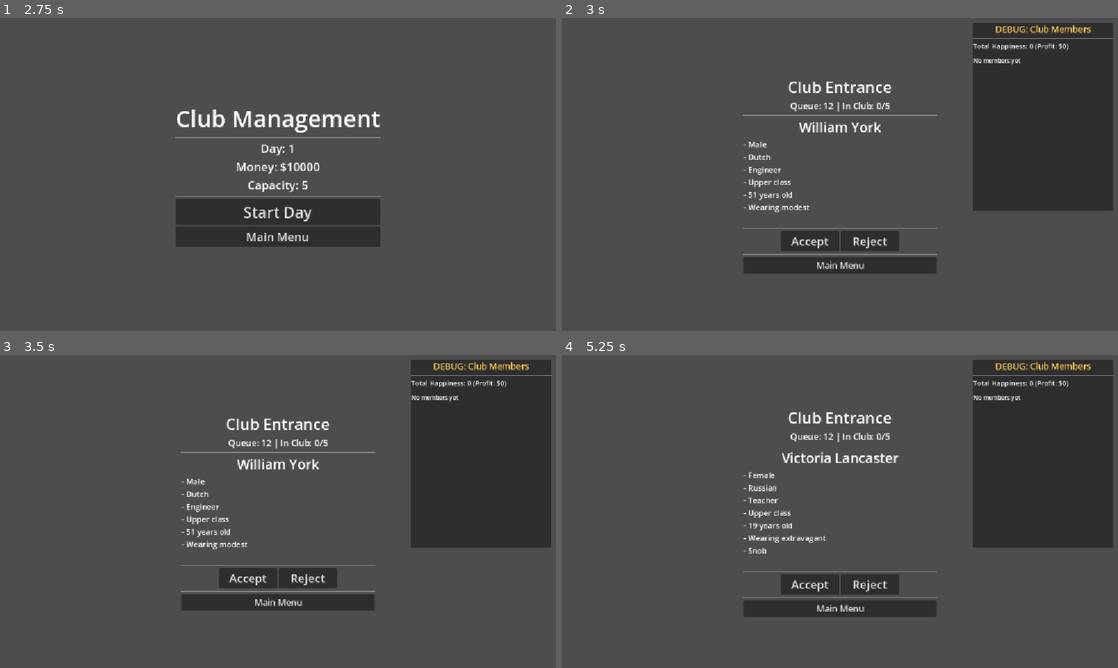
Above: before the commit, frames 1-4 (two rows, left to right).
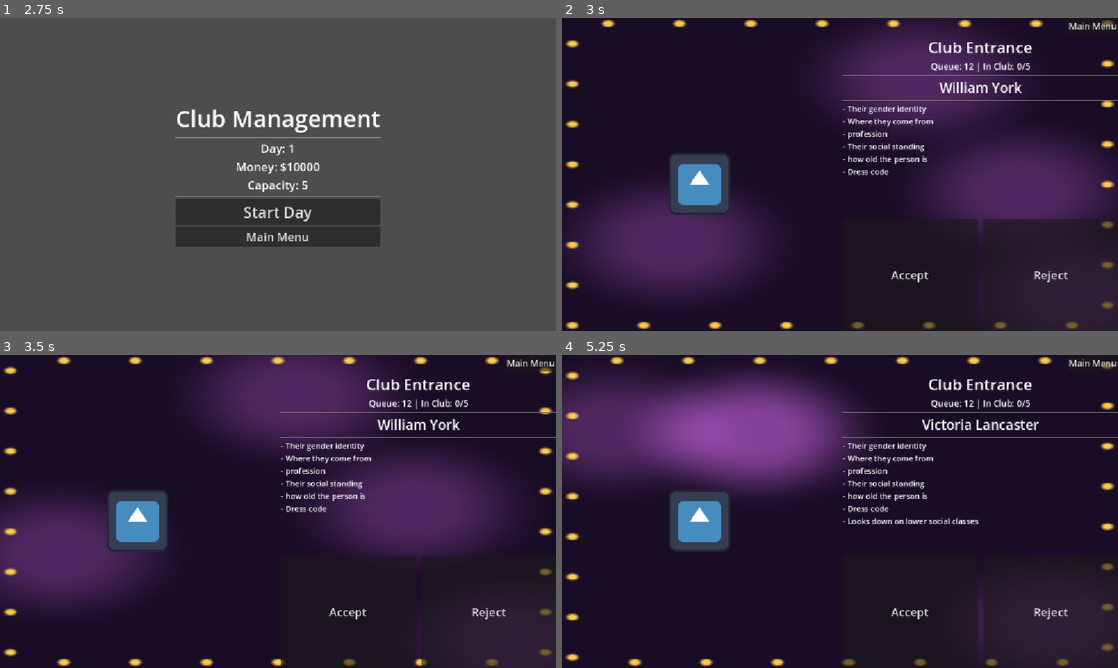
Above: after the commit, the same moments.

Repository: nunu-ai/ggj-2026-unmasked
Game: Godot game, scene res://scenes/main_menu.tscn
The game is run twice, just before and just after one commit, with the same random seed, the same clock (stepped at 60 frames per second) and the same inputs. The engine's default icon, where the game draws it, is replaced by a stand-in: a white triangle on a blue panel in a dark square.
Inputs:
- Up to frame 1 (2.75 s): click "New Game" at 0.5 s; click "Main Menu" at 1.25 s; click "New Game" at 2 s
- Up to frame 2 (3 s): click "Start Day" at 2.75 s
- Up to frame 3 (3.5 s): no input
- Up to frame 4 (5.25 s): click "Main Menu" at 3.5 s; click "New Game" at 4.25 s; click "Start Day" at 5 s

Frame 1 is identical in both runs. In frame 2, 97% of the frame differs, in the area x 0-100%, y 0-100%; in frame 3, 97%; in frame 4, 99%.
Error after the commit: Invalid assignment of property or key 'disabled' with value of type 'bool' on a base object of type 'null instance'. (res://scripts/queue_scene.gd:46)

Commit message:
queue scene

Diff:
--- a/scenes/queue_scene.tscn
+++ b/scenes/queue_scene.tscn
@@ -1,103 +1,139 @@
-[gd_scene load_steps=2 format=3 uid="uid://dfc2ofslx3wjd"]
+[gd_scene load_steps=5 format=3 uid="uid://dfc2ofslx3wjd"]
 
 [ext_resource type="Script" uid="uid://e8xf3l74cys8" path="res://scripts/queue_scene.gd" id="1_h6422"]
+[ext_resource type="Shader" uid="uid://cp7xaiimdvev3" path="res://shaders/queue_scene.gdshader" id="1_hl0vj"]
+[ext_resource type="Texture2D" uid="uid://bbqsslp1ogo0x" path="res://icon.svg" id="2_tbu78"]
 
-[node name="QueueScene" type="Control"]
-layout_mode = 3
+[sub_resource type="ShaderMaterial" id="ShaderMaterial_54epr"]
+shader = ExtResource("1_hl0vj")
+shader_parameter/base_color = Color(0.1, 0.05, 0.15, 1)
+shader_parameter/halo_color = Color(0.8, 0.4, 0.9, 1)
+shader_parameter/dot_color = Color(1, 0.8, 0.3, 1)
+shader_parameter/halo_intensity = 0.3
+shader_parameter/halo_size = 0.15
+shader_parameter/halo_softness = 0.1
+shader_parameter/num_halos = 4
+shader_parameter/dot_size = 0.015
+shader_parameter/num_dots = 30
+shader_parameter/dot_speed = 0.15000000386512
+shader_parameter/bounce_speed = 0.5
+
+[node name="QueueScene" type="PanelContainer" node_paths=PackedStringArray("name_label", "status_label", "traits_label", "accept_button", "reject_button")]
+material = SubResource("ShaderMaterial_54epr")
 anchors_preset = 15
 anchor_right = 1.0
 anchor_bottom = 1.0
 grow_horizontal = 2
 grow_vertical = 2
 script = ExtResource("1_h6422")
+name_label = NodePath("VBoxContainer/HBox/VBoxContainer/VBoxContainer/NameLabel")
+status_label = NodePath("VBoxContainer/HBox/VBoxContainer/VBoxContainer/StatusLabel")
+traits_label = NodePath("VBoxContainer/HBox/VBoxContainer/VBoxContainer/ScrollContainer/TraitsLabel")
+accept_button = NodePath("VBoxContainer/HBox/VBoxContainer/HBoxContainer/AcceptButton")
+reject_button = NodePath("VBoxContainer/HBox/VBoxContainer/HBoxContainer/RejectButton")
 
 [node name="VBoxContainer" type="VBoxContainer" parent="."]
-layout_mode = 1
-anchors_preset = 8
-anchor_left = 0.5
-anchor_top = 0.5
-anchor_right = 0.5
-anchor_bottom = 0.5
-offset_left = -200.0
-offset_top = -200.0
-offset_right = 200.0
-offset_bottom = 200.0
-grow_horizontal = 2
-grow_vertical = 2
+layout_mode = 2
 
-[node name="TitleLabel" type="Label" parent="VBoxContainer"]
+[node name="BoxContainer" type="BoxContainer" parent="VBoxContainer"]
+layout_mode = 2
+alignment = 2
+
+[node name="BoxContainer" type="BoxContainer" parent="VBoxContainer/BoxContainer"]
+layout_mode = 2
+vertical = true
+
+[node name="MainMenuButton" type="Button" parent="VBoxContainer/BoxContainer/BoxContainer"]
+layout_mode = 2
+theme_override_font_sizes/font_size = 18
+text = "Main Menu"
+
+[node name="HBox" type="HSplitContainer" parent="VBoxContainer"]
+layout_mode = 2
+size_flags_vertical = 3
+dragging_enabled = false
+
+[node name="VBox1" type="VBoxContainer" parent="VBoxContainer/HBox"]
+layout_mode = 2
+size_flags_horizontal = 3
+alignment = 1
+
+[node name="MaskDisplay" type="TextureRect" parent="VBoxContainer/HBox/VBox1"]
+layout_mode = 2
+size_flags_horizontal = 4
+size_flags_vertical = 4
+texture = ExtResource("2_tbu78")
+
+[node name="VBoxContainer" type="VSplitContainer" parent="VBoxContainer/HBox"]
+layout_mode = 2
+size_flags_horizontal = 3
+dragging_enabled = false
+
+[node name="VBoxContainer" type="VBoxContainer" parent="VBoxContainer/HBox/VBoxContainer"]
+layout_mode = 2
+
+[node name="TitleLabel" type="Label" parent="VBoxContainer/HBox/VBoxContainer/VBoxContainer"]
 layout_mode = 2
 theme_override_font_sizes/font_size = 32
 text = "Club Entrance"
 horizontal_alignment = 1
 
-[node name="StatusLabel" type="Label" parent="VBoxContainer"]
+[node name="StatusLabel" type="Label" parent="VBoxContainer/HBox/VBoxContainer/VBoxContainer"]
 layout_mode = 2
 theme_override_font_sizes/font_size = 18
 text = "Queue: 0 | In Club: 0/0"
 horizontal_alignment = 1
 
-[node name="HSeparator" type="HSeparator" parent="VBoxContainer"]
+[node name="HSeparator" type="HSeparator" parent="VBoxContainer/HBox/VBoxContainer/VBoxContainer"]
 layout_mode = 2
 
-[node name="NameLabel" type="Label" parent="VBoxContainer"]
+[node name="NameLabel" type="Label" parent="VBoxContainer/HBox/VBoxContainer/VBoxContainer"]
 layout_mode = 2
 theme_override_font_sizes/font_size = 28
 text = "Person Name"
 horizontal_alignment = 1
 
-[node name="TraitsLabel" type="Label" parent="VBoxContainer"]
+[node name="HSeparator3" type="HSeparator" parent="VBoxContainer/HBox/VBoxContainer/VBoxContainer"]
+layout_mode = 2
+
+[node name="ScrollContainer" type="ScrollContainer" parent="VBoxContainer/HBox/VBoxContainer/VBoxContainer"]
+custom_minimum_size = Vector2(0, 228)
+layout_mode = 2
+
+[node name="TraitsLabel" type="Label" parent="VBoxContainer/HBox/VBoxContainer/VBoxContainer/ScrollContainer"]
 layout_mode = 2
 theme_override_font_sizes/font_size = 16
 text = "- Trait 1
 - Trait 2
 - Trait 3"
 
-[node name="HSeparator2" type="HSeparator" parent="VBoxContainer"]
+[node name="HBoxContainer" type="HSplitContainer" parent="VBoxContainer/HBox/VBoxContainer"]
 layout_mode = 2
+dragging_enabled = false
 
-[node name="HBoxContainer" type="HBoxContainer" parent="VBoxContainer"]
+[node name="AcceptButton" type="Button" parent="VBoxContainer/HBox/VBoxContainer/HBoxContainer"]
 layout_mode = 2
-alignment = 1
-
-[node name="AcceptButton" type="Button" parent="VBoxContainer/HBoxContainer"]
-custom_minimum_size = Vector2(120, 0)
-layout_mode = 2
+size_flags_horizontal = 3
 theme_override_font_sizes/font_size = 24
 text = "Accept"
 
-[node name="RejectButton" type="Button" parent="VBoxContainer/HBoxContainer"]
-custom_minimum_size = Vector2(120, 0)
+[node name="RejectButton" type="Button" parent="VBoxContainer/HBox/VBoxContainer/HBoxContainer"]
 layout_mode = 2
+size_flags_horizontal = 3
 theme_override_font_sizes/font_size = 24
 text = "Reject"
 
-[node name="HSeparator3" type="HSeparator" parent="VBoxContainer"]
+[node name="DebugPanel" type="PanelContainer" parent="."]
+visible = false
 layout_mode = 2
-
-[node name="MainMenuButton" type="Button" parent="VBoxContainer"]
-layout_mode = 2
-theme_override_font_sizes/font_size = 18
-text = "Main Menu"
-
-[node name="DebugPanel" type="PanelContainer" parent="."]
-layout_mode = 1
-anchors_preset = 1
-anchor_left = 1.0
-anchor_right = 1.0
-offset_left = -300.0
-offset_top = 10.0
-offset_right = -10.0
-offset_bottom = 400.0
-grow_horizontal = 0
 
 [node name="VBoxContainer" type="VBoxContainer" parent="DebugPanel"]
 layout_mode = 2
 
 [node name="DebugTitleLabel" type="Label" parent="DebugPanel/VBoxContainer"]
 layout_mode = 2
+theme_override_colors/font_color = Color(1, 0.8, 0.3, 1)
 theme_override_font_sizes/font_size = 18
-theme_override_colors/font_color = Color(1, 0.8, 0.3, 1)
 text = "DEBUG: Club Members"
 horizontal_alignment = 1
 
@@ -121,6 +157,6 @@
 layout_mode = 2
 size_flags_horizontal = 3
 
-[connection signal="pressed" from="VBoxContainer/HBoxContainer/AcceptButton" to="." method="_on_accept_button_pressed"]
-[connection signal="pressed" from="VBoxContainer/HBoxContainer/RejectButton" to="." method="_on_reject_button_pressed"]
-[connection signal="pressed" from="VBoxContainer/MainMenuButton" to="." method="_on_main_menu_button_pressed"]
+[connection signal="pressed" from="VBoxContainer/BoxContainer/BoxContainer/MainMenuButton" to="." method="_on_main_menu_button_pressed"]
+[connection signal="pressed" from="VBoxContainer/HBox/VBoxContainer/HBoxContainer/AcceptButton" to="." method="_on_accept_button_pressed"]
+[connection signal="pressed" from="VBoxContainer/HBox/VBoxContainer/HBoxContainer/RejectButton" to="." method="_on_reject_button_pressed"]
--- a/scripts/queue_scene.gd
+++ b/scripts/queue_scene.gd
@@ -1,18 +1,29 @@
 extends Control
 
+@export var name_label: Label
+@export var status_label: Label
+@export var traits_label: Label
+@export var accept_button: Button
+@export var reject_button: Button
 
 func _ready() -> void:
 	update_display()
 
 
 func update_display() -> void:
+	# Check if day exists (might be null if scene is run directly)
+	if SaveState.day == null:
+		push_warning("QueueScene: No day initialized, returning to menu")
+		SaveState.switch_to_state(SaveStateClass.State.Menu)
+		return
+
 	var person = SaveState.day.current_person()
 	if person == null:
 		# Queue empty - end day
 		SaveState.end_day()
 		return
 
-	$VBoxContainer/NameLabel.text = person.name
+	name_label.text = person.name
 	display_traits(person)
 	update_status()
 
@@ -21,14 +32,14 @@
 	var traits_text = ""
 	for t in person.traits:
 		if not t.hidden():
-			traits_text += "- %s\n" % t.display_value()
-	$VBoxContainer/TraitsLabel.text = traits_text
+			traits_text += "- %s\n" % t.description()
+	traits_label.text = traits_text
 
 
 func update_status() -> void:
 	var day = SaveState.day
 	var club = SaveState.club
-	$VBoxContainer/StatusLabel.text = "Queue: %d | In Club: %d/%d" % [
+	status_label.text = "Queue: %d | In Club: %d/%d" % [
 		day.queue.size(), day.in_club.size(), club.capacity
 	]
 	# Disable accept if club is full
--- /dev/null
+++ b/shaders/queue_scene.gdshader
@@ -0,0 +1,108 @@
+shader_type canvas_item;
+
+uniform vec3 base_color : source_color = vec3(0.1, 0.05, 0.15);
+uniform vec3 halo_color : source_color = vec3(0.8, 0.4, 0.9);
+uniform vec3 dot_color : source_color = vec3(1.0, 0.8, 0.3);
+uniform float halo_intensity : hint_range(0.0, 1.0) = 0.3;
+uniform float halo_size : hint_range(0.05, 0.5) = 0.15;
+uniform float halo_softness : hint_range(0.01, 0.3) = 0.1;
+uniform int num_halos : hint_range(1, 8) = 4;
+uniform float dot_size : hint_range(0.005, 0.05) = 0.015;
+uniform int num_dots : hint_range(4, 32) = 12;
+uniform float dot_speed : hint_range(0.1, 2.0) = 0.5;
+uniform float bounce_speed : hint_range(0.1, 2.0) = 0.5;
+
+// Simple hash function for pseudo-random values
+float hash(float n) {
+	return fract(sin(n) * 43758.5453123);
+}
+
+// Get bouncing halo position
+vec2 get_halo_position(int index, float time) {
+	float seed = float(index) * 127.1;
+	float speed_x = (hash(seed) * 0.4 + 0.3) * bounce_speed;
+	float speed_y = (hash(seed + 50.0) * 0.4 + 0.3) * bounce_speed;
+	float offset_x = hash(seed + 100.0) * 6.28;
+	float offset_y = hash(seed + 150.0) * 6.28;
+
+	// Bouncing motion using abs(sin) for smooth bounce effect
+	float x = abs(sin(time * speed_x + offset_x));
+	float y = abs(sin(time * speed_y + offset_y));
+
+	// Add some margin so halos don't go exactly to edges
+	float margin = halo_size * 0.5;
+	x = margin + x * (1.0 - 2.0 * margin);
+	y = margin + y * (1.0 - 2.0 * margin);
+
+	return vec2(x, y);
+}
+
+// Calculate halo contribution at a point
+float halo_at(vec2 uv, vec2 center) {
+	float dist = distance(uv, center);
+	float halo = smoothstep(halo_size + halo_softness, halo_size - halo_softness, dist);
+	return halo * halo_intensity;
+}
+
+// Get position along the border (0 to 1 maps to full perimeter clockwise)
+vec2 get_border_position(float t) {
+	// Perimeter segments: top (0-0.25), right (0.25-0.5), bottom (0.5-0.75), left (0.75-1.0)
+	float margin = 0.02;
+
+	if (t < 0.25) {
+		// Top edge: left to right
+		float local_t = t / 0.25;
+		return vec2(margin + local_t * (1.0 - 2.0 * margin), margin);
+	} else if (t < 0.5) {
+		// Right edge: top to bottom
+		float local_t = (t - 0.25) / 0.25;
+		return vec2(1.0 - margin, margin + local_t * (1.0 - 2.0 * margin));
+	} else if (t < 0.75) {
+		// Bottom edge: right to left
+		float local_t = (t - 0.5) / 0.25;
+		return vec2(1.0 - margin - local_t * (1.0 - 2.0 * margin), 1.0 - margin);
+	} else {
+		// Left edge: bottom to top
+		float local_t = (t - 0.75) / 0.25;
+		return vec2(margin, 1.0 - margin - local_t * (1.0 - 2.0 * margin));
+	}
+}
+
+// Calculate dot contribution
+float dot_at(vec2 uv, vec2 center, vec2 pixel_size) {
+	// Adjust for aspect ratio
+	vec2 diff = uv - center;
+	float dist = length(diff);
+	return smoothstep(dot_size, dot_size * 0.3, dist);
+}
+
+void fragment() {
+	vec2 uv = UV;
+
+	// Start with base color
+	vec3 color = base_color;
+
+	// Add bouncing halos
+	float total_halo = 0.0;
+	for (int i = 0; i < num_halos; i++) {
+		if (i >= num_halos) break;
+		vec2 halo_pos = get_halo_position(i, TIME);
+		total_halo += halo_at(uv, halo_pos);
+	}
+	total_halo = clamp(total_halo, 0.0, 1.0);
+	color = mix(color, halo_color, total_halo);
+
+	// Add circling border dots
+	float dot_contribution = 0.0;
+	for (int i = 0; i < num_dots; i++) {
+		if (i >= num_dots) break;
+		float base_t = float(i) / float(num_dots);
+		float animated_t = fract(base_t + TIME * dot_speed);
+		vec2 dot_pos = get_border_position(animated_t);
+		dot_contribution += dot_at(uv, dot_pos, SCREEN_PIXEL_SIZE);
+	}
+	dot_contribution = clamp(dot_contribution, 0.0, 1.0);
+	color = mix(color, dot_color, dot_contribution);
+
+	COLOR = vec4(color, 1.0);
+}
Not shown, added: shaders/queue_scene.gdshader.uid
